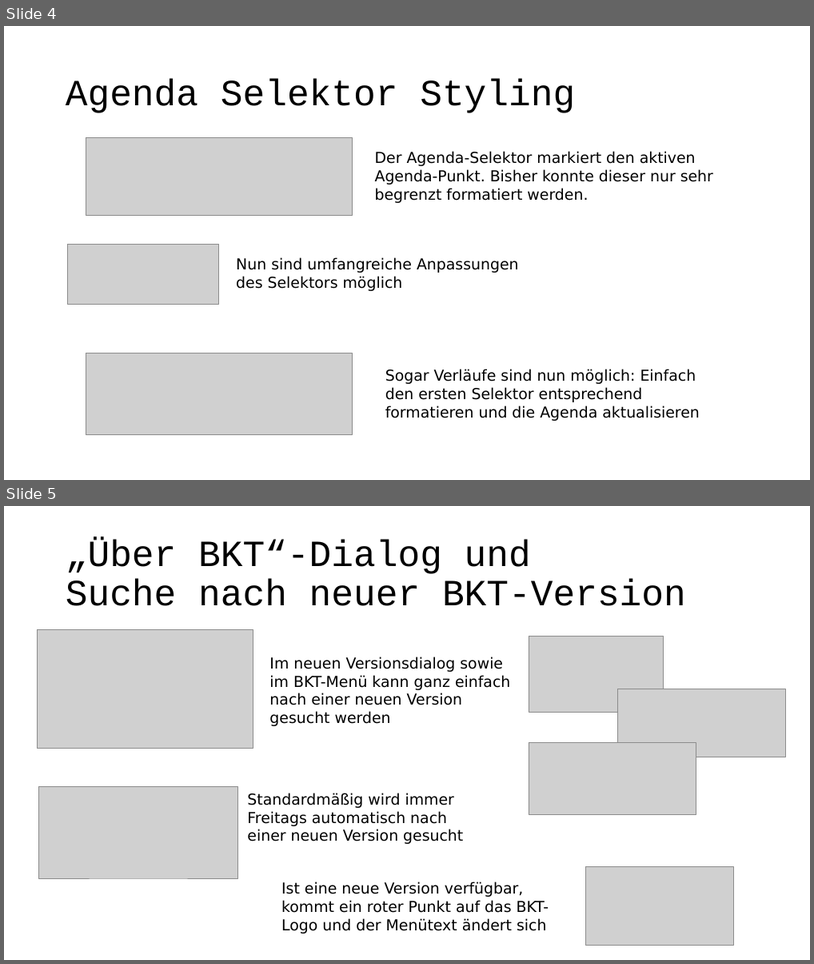
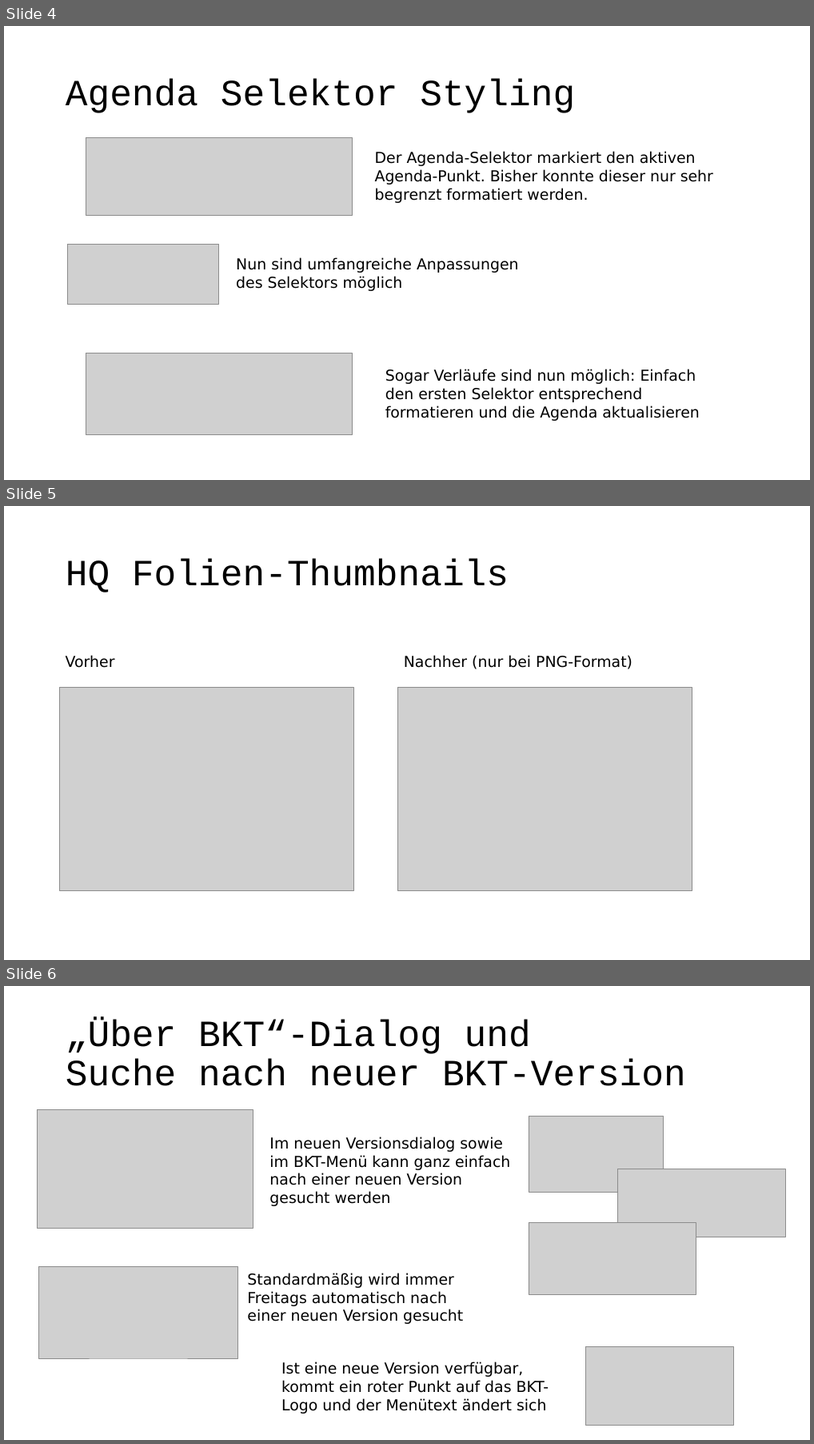
Before and after one commit to pyro-team/bkt-toolbox, a slide deck: documentation/Changelog.pptx. Shown one above the other, each under a label of ours: slides 4 and 5 before the commit, slides 4, 5 and 6 after it. The pictures are 814x964 and 814x1444 pixels, drawn with LibreOffice and Linux fonts; fonts in the diff are those of the drawing; grey boxes stand for pictures. Boxes give left, top, right and bottom in pixels: in the first picture for what was removed or moved away, otherwise in the second. Text is boxed around its words. In the diff, an @@ line names an element or a change of style, - is before the commit and + after.

```diff
--- a/documentation/Changelog.pptx
+++ b/documentation/Changelog.pptx
@@ slide 5 added at (4,506,810,960), background #FFFFFF @@
@@ title added at (66,560,509,592), 44 pt, text #000000 @@
+HQ Folien-Thumbnails
@@ text added at (66,655,115,668), 18 pt, text #000000 @@
+Vorher
@@ text added at (404,655,633,669), 18 pt, text #000000 @@
+Nachher (nur bei PNG-Format)
@@ picture added at (60,687,354,890) @@
@@ picture added at (398,687,692,890) @@
@@ what was slide 5 is now slide 6 @@
```
Also in this commit, not shown: 8 other slides added, 1 other file.
